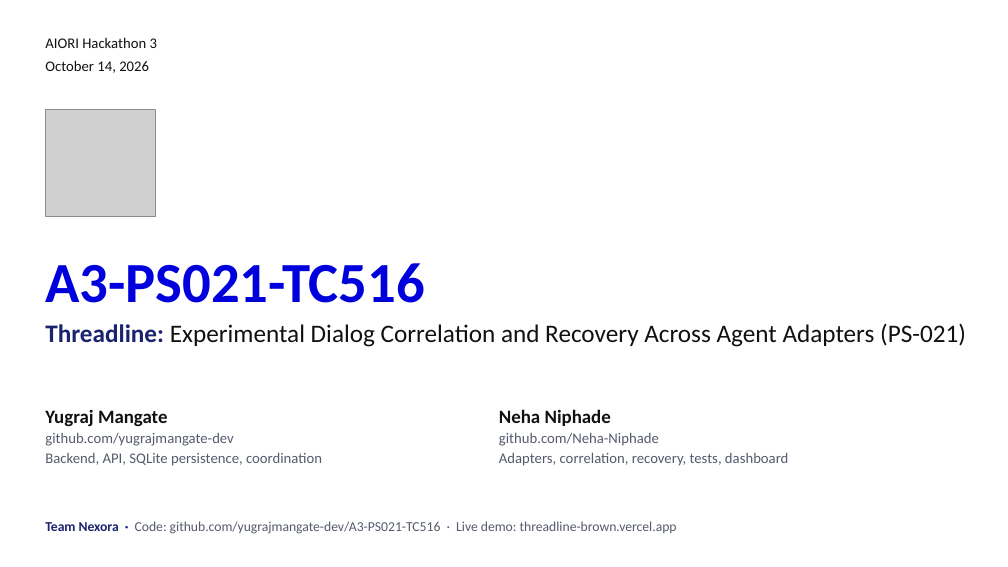
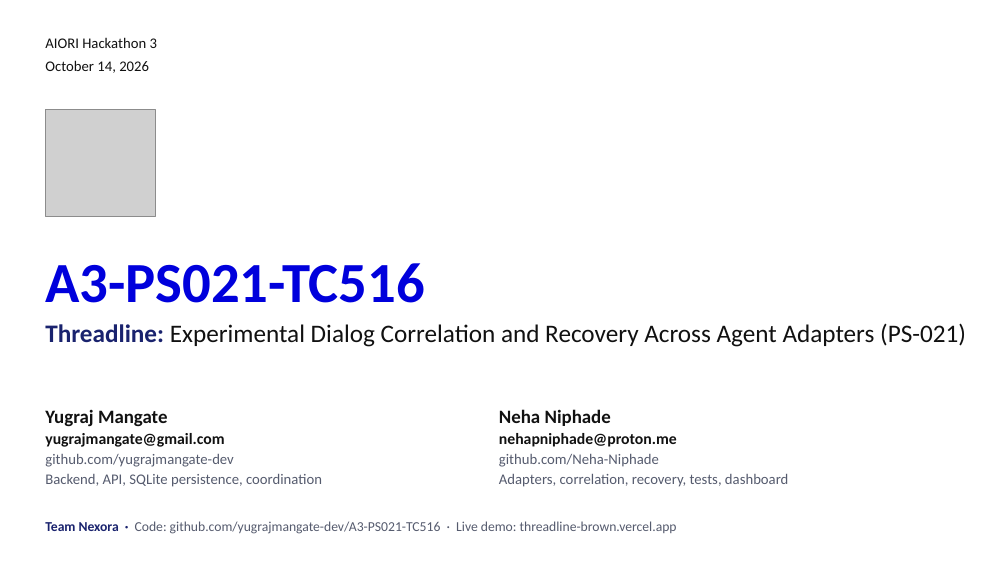
Before and after one commit to aiori-hackathon/A3-PS021-TC516, a slide deck: slide 1 of docs/Threadline-AIORI3-PS021.pptx. Drawn at 1008x567 pixels with LibreOffice and Linux fonts; fonts in the diff are those of the drawing; grey boxes stand for pictures. Boxes give left, top, right and bottom in pixels: in the first picture for what was removed or moved away, otherwise in the second. Text is boxed around its words. In the diff, an @@ line names an element or a change of style, - is before the commit and + after.

Commit message:
Add member emails to the title slide and a src/ code map per the AIORI template

```diff
--- a/docs/Threadline-AIORI3-PS021.pptx
+++ b/docs/Threadline-AIORI3-PS021.pptx
@@ text at (45, 433, 224, 447): paragraph added @@
+yugrajmangate@gmail.com
@@ text at (499, 433, 677, 447): paragraph added @@
+nehapniphade@proton.me
```
Also in this commit, not shown: 2 other files.
